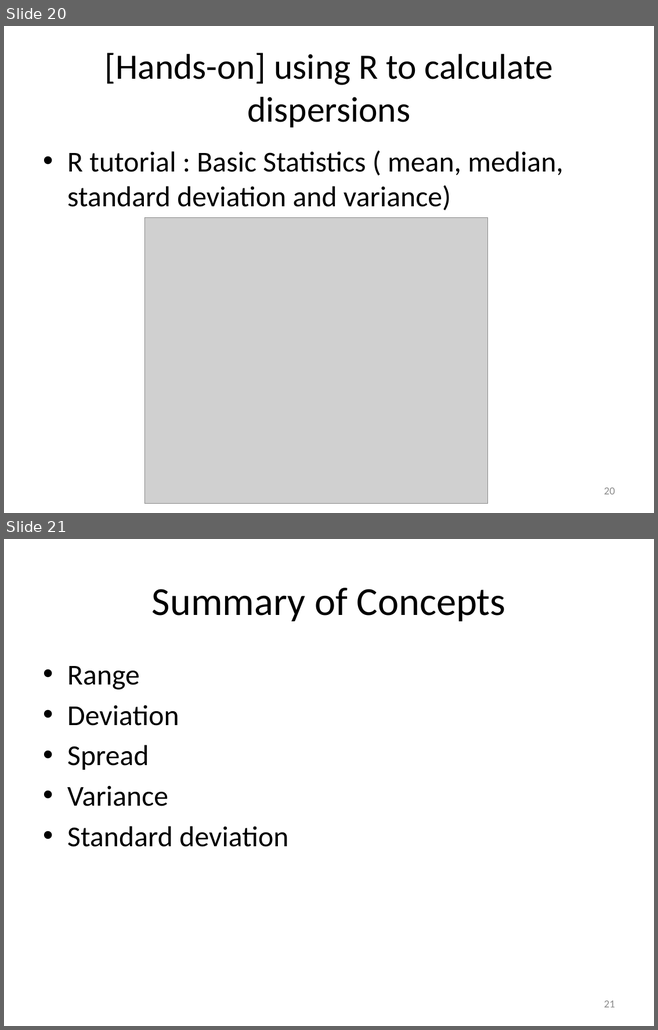
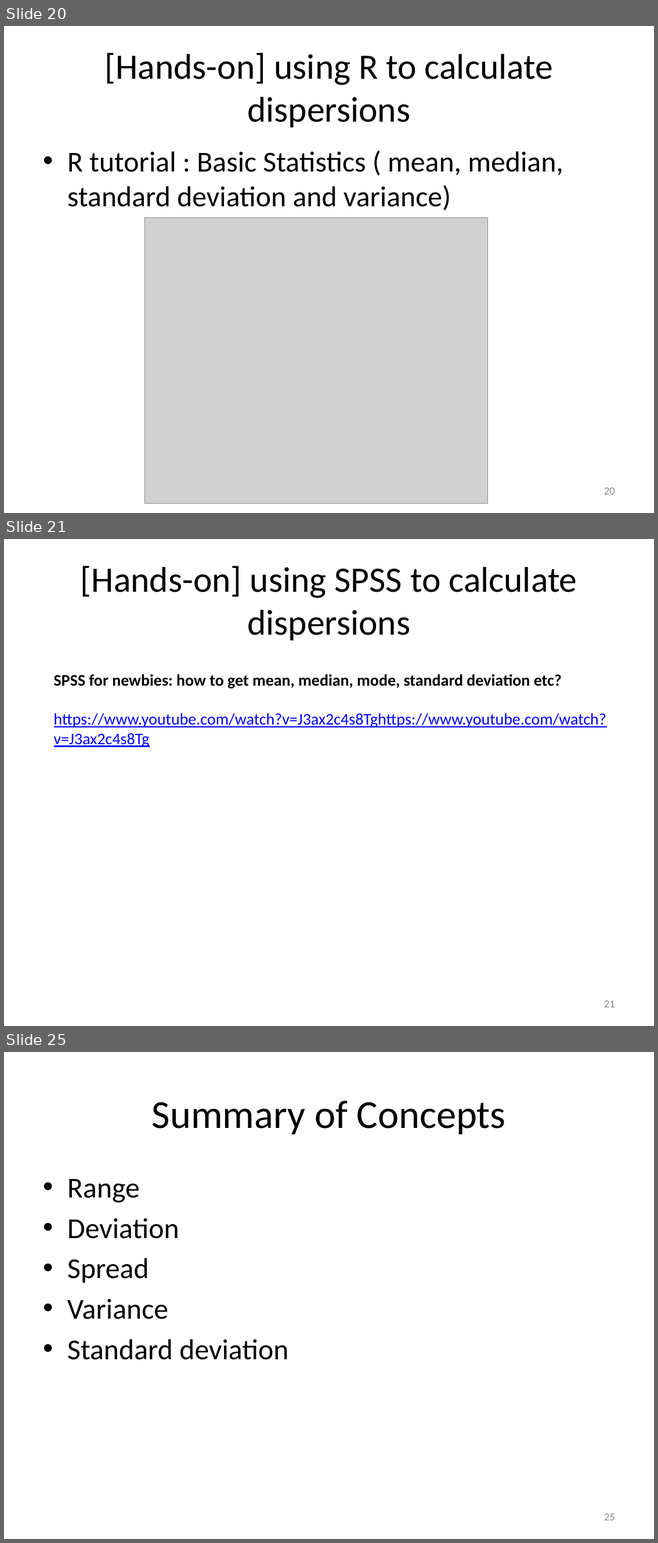
Before and after one commit to hejibo/Psychological-Statistics, a slide deck: Lecture 3- Measure of Dispersion/Lecture 3- Measure of Dispersion.pptx. Shown one above the other, each under a label of ours: slides 20 and 21 before the commit, slides 20, 21 and 25 after it; the slides between them are not shown. The pictures are 658x1030 and 658x1543 pixels, drawn with LibreOffice and Linux fonts; fonts in the diff are those of the drawing; grey boxes stand for pictures. Boxes give left, top, right and bottom in pixels: in the first picture for what was removed or moved away, otherwise in the second. Text is boxed around its words. In the diff, an @@ line names an element or a change of style, - is before the commit and + after.

Commit message:
add spss data examples

```diff
--- a/Lecture 3- Measure of Dispersion/Lecture 3- Measure of Dispersion.pptx
+++ b/Lecture 3- Measure of Dispersion/Lecture 3- Measure of Dispersion.pptx
@@ slide 21 added at <box>4,539,654,1026</box>, background #FFFFFF @@
@@ title added at <box>81,566,577,641</box>, 39.6 pt, text #000000 @@
+[Hands-on] using SPSS to calculate dispersions
@@ text added at <box>54,674,606,747</box>, 18 pt, text #0000FF, underline @@
+SPSS for newbies: how to get mean, median, mode, standard deviation etc?
+https://www.youtube.com/watch?v=J3ax2c4s8Tghttps://www.youtube.com/watch?v=J3ax2c4s8Tg
@@ page number added at <box>604,1001,615,1008</box>, 12 pt, text #8C8C8C @@
+21
@@ what was slide 21 is now slide 25 @@
@@ page number at <box>604,1514,615,1521</box>: text changed @@
-21
+25
```
Also in this commit, not shown: 3 other slides added, 9 other files.
